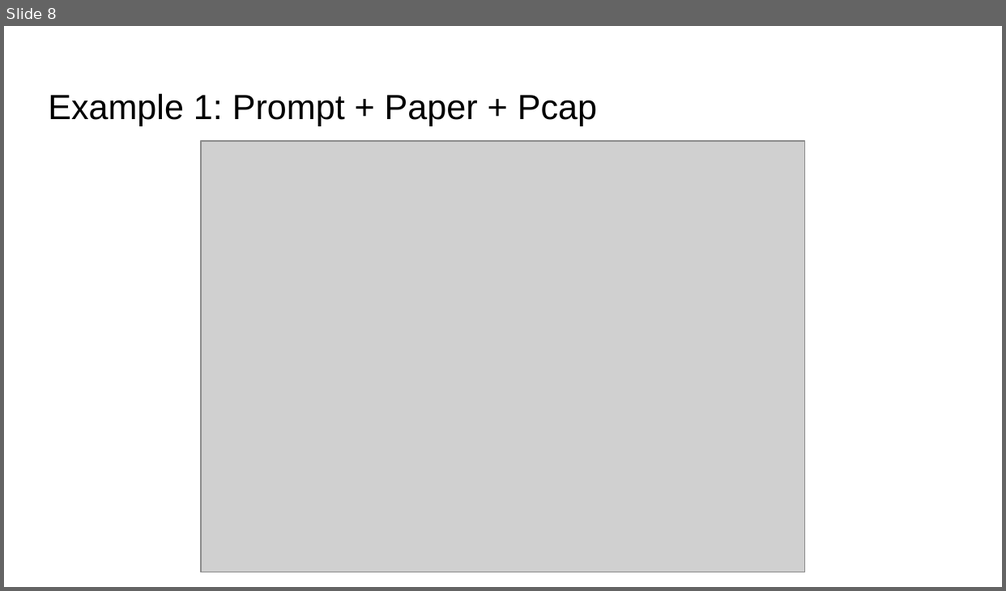
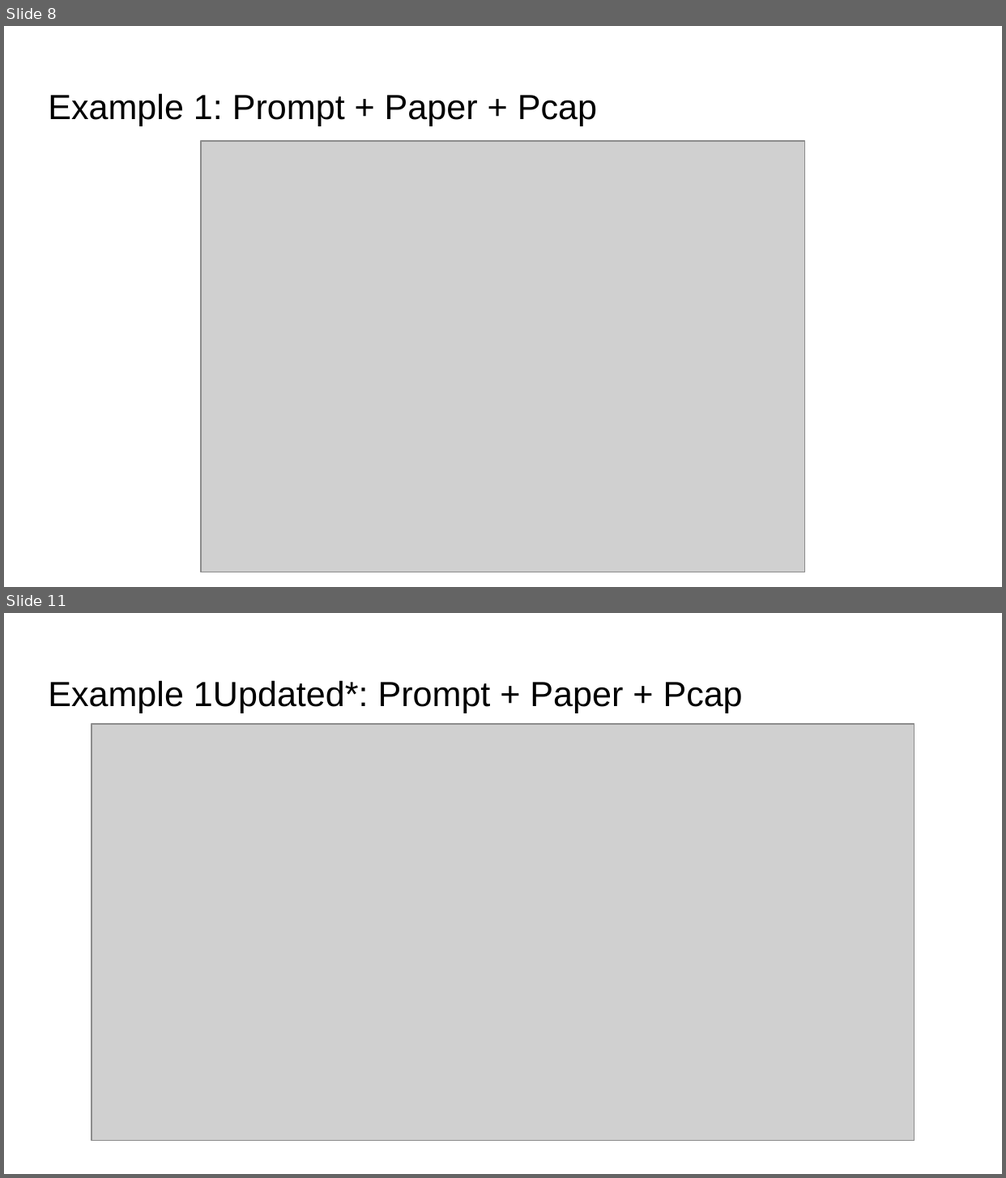
Before and after one commit to gshachar12/auto-diagram, a slide deck: Auto diagram.pptx. Shown one above the other, each under a label of ours: slide 8 before the commit, slides 8 and 11 after it; the slides between them are not shown. The pictures are 1006x591 and 1006x1178 pixels, drawn with LibreOffice and Linux fonts; fonts in the diff are those of the drawing; grey boxes stand for pictures. Boxes give left, top, right and bottom in pixels: in the first picture for what was removed or moved away, otherwise in the second. Text is boxed around its words. In the diff, an @@ line names an element or a change of style, - is before the commit and + after.

Commit message:
updated slides

```diff
--- a/Auto diagram.pptx
+++ b/Auto diagram.pptx
@@ slide 11 added at <box>4,613,1002,1174</box>, background #FFFFFF @@
@@ title added at <box>48,680,743,713</box>, 25.2 pt, text #000000 @@
+Example 1Updated*: Prompt + Paper + Pcap
@@ picture added at <box>91,724,915,1141</box> @@
```
Also in this commit, not shown: 2 other slides added.
